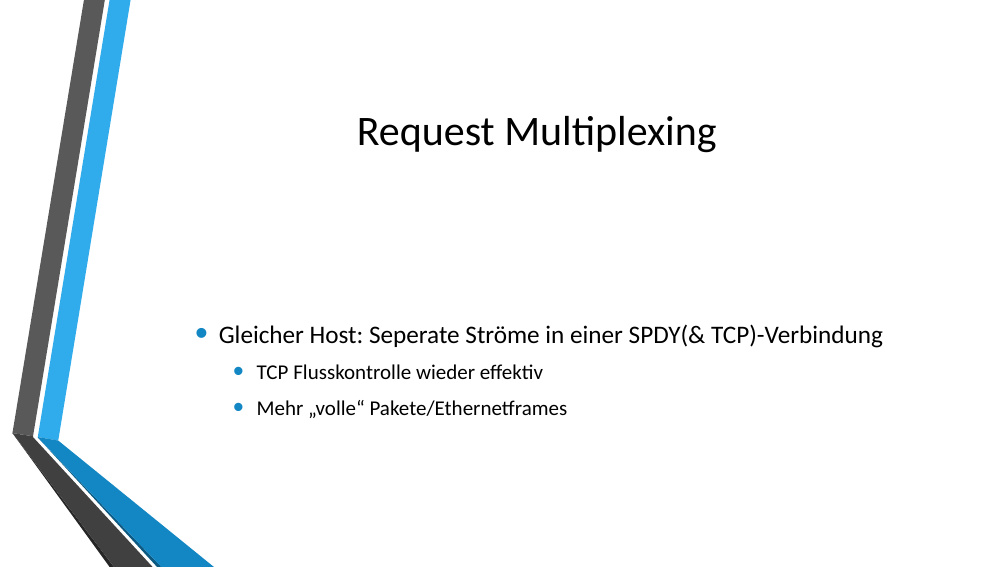
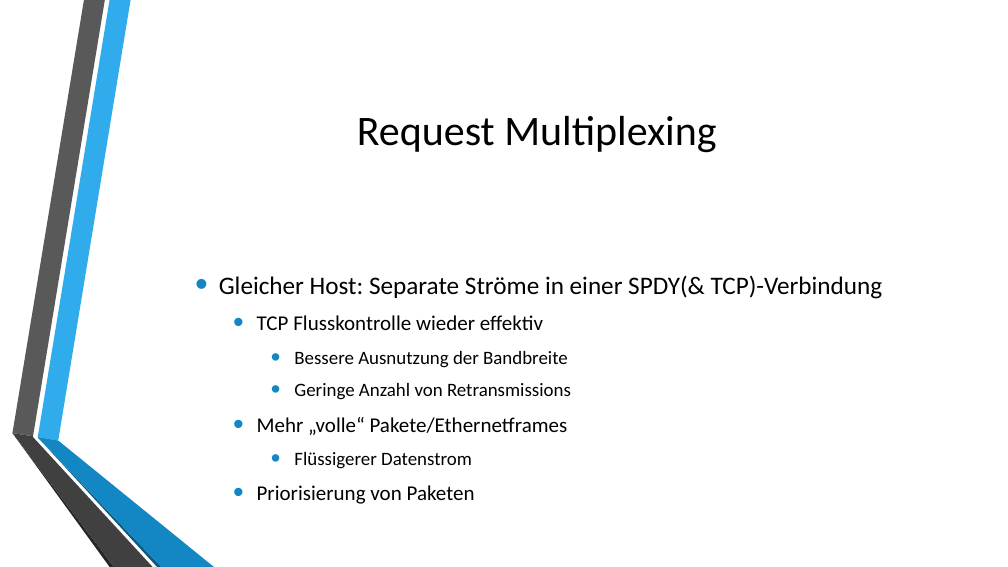
Before and after one commit to autarchprinceps/Reactive-Load-Generator, a slide deck: slide 8 of research/Präsentation.pptx. Drawn at 1008x567 pixels with LibreOffice and Linux fonts; fonts in the diff are those of the drawing; background and template pictures are left out. Boxes give left, top, right and bottom in pixels: in the first picture for what was removed or moved away, otherwise in the second. Text is boxed around its words. In the diff, an @@ line names an element or a change of style, - is before the commit and + after.

```diff
--- a/research/Präsentation.pptx
+++ b/research/Präsentation.pptx
@@ text at (219, 275, 883, 299): text changed @@
-• Gleicher Host: Seperate Ströme in einer SPDY(& TCP)-Verbindung
+• Gleicher Host: Separate Ströme in einer SPDY(& TCP)-Verbindung
@@ text at (294, 351, 571, 400): paragraphs added @@
+    • Bessere Ausnutzung der Bandbreite
+    • Geringe Anzahl von Retransmissions
@@ text at (257, 452, 475, 504): paragraphs added @@
+    • Flüssigerer Datenstrom
+  • Priorisierung von Paketen
```
Also in this commit, not shown: 7 other slides changed, 1 slide added, 1 other file.
